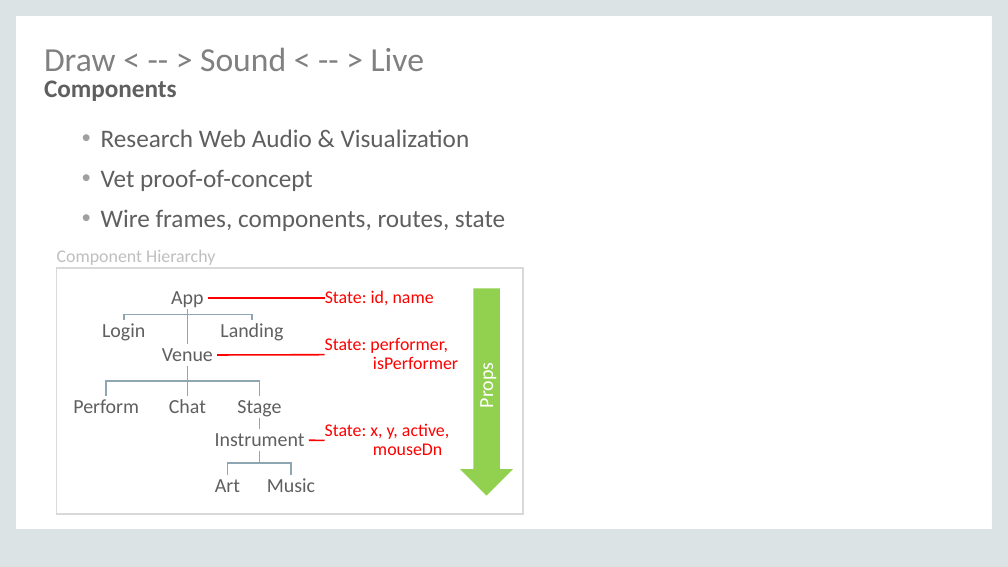
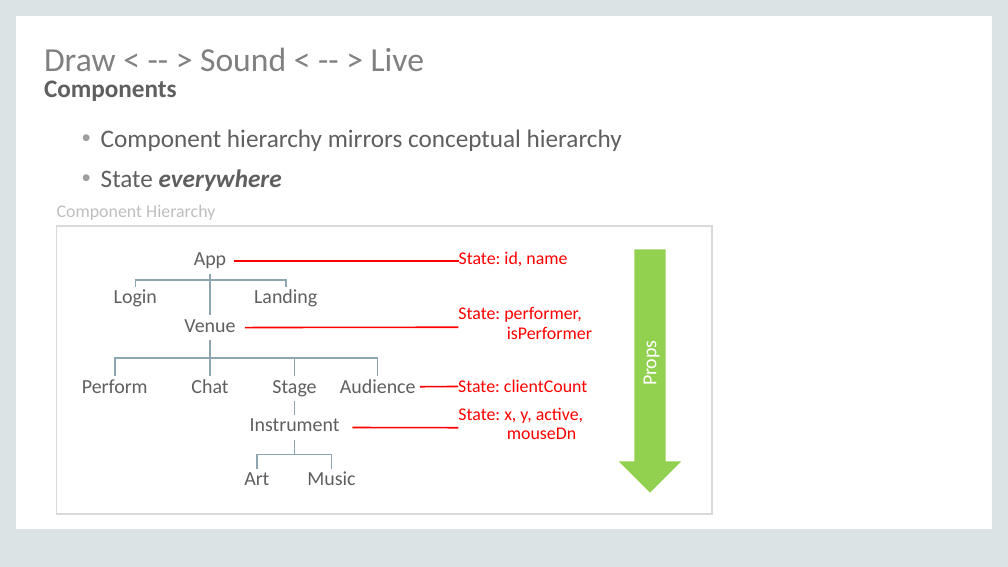
Before and after one commit to DSEapps/draw-sound-live, a slide deck: slide 7 of docs/draw-sound-live-v3.pptx. Drawn at 1008x567 pixels with LibreOffice and Linux fonts; fonts in the diff are those of the drawing. Boxes give left, top, right and bottom in pixels: in the first picture for what was removed or moved away, otherwise in the second. Text is boxed around its words. In the diff, an @@ line names an element or a change of style, - is before the commit and + after.

```diff
--- a/docs/draw-sound-live-v3.pptx
+++ b/docs/draw-sound-live-v3.pptx
@@ text at [101,129,622,191]: text changed @@
-• Research Web Audio & Visualization
-• Vet proof-of-concept
-• Wire frames, components, routes, state
+• Component hierarchy mirrors conceptual hierarchy
+• State everywhere
@@ text "Component Hierarchy": place and size @@
-text "Component Hierarchy" at [57,250,215,265]
+text "Component Hierarchy" at [57,205,215,220]
@@ rectangle: place and size @@
-rectangle at [57,268,523,514]
+rectangle at [57,226,712,514]
@@ text "App": place and size @@
-text "App" at [171,291,203,307]
+text "App" at [194,252,226,268]
@@ line moved from (208, 298) - (325, 298) to (234, 261) - (458, 261) @@
@@ text "State: id, name": place and size @@
-text "State: id, name" at [325,290,434,305]
+text "State: id, name" at [459,251,567,266]
@@ down arrow "Props": place and size @@
-down arrow "Props" at [460,288,513,495]
+down arrow "Props" at [619,250,681,493]
@@ text "Login": place and size @@
-text "Login" at [102,323,145,341]
+text "Login" at [114,289,157,307]
@@ elbow line moved from (188, 309) - (124, 320) to (210, 274) - (135, 287) @@
@@ line moved from (188, 309) - (188, 344) to (210, 274) - (210, 315) @@
@@ elbow line moved from (188, 309) - (252, 320) to (210, 274) - (286, 287) @@
@@ text "Landing": place and size @@
-text "Landing" at [220,323,283,341]
+text "Landing" at [254,289,317,307]
@@ text "Venue": place and size @@
-text "Venue" at [162,348,213,361]
+text "Venue" at [184,319,235,332]
@@ line moved from (217, 355) - (324, 355) to (245, 327) - (458, 327) @@
@@ text "State: performer,": place and size @@
-text "State: performer," at [325,337,458,369]
+text "State: performer," at [458,306,592,339]
@@ elbow line moved from (188, 366) - (107, 396) to (210, 340) - (115, 376) @@
@@ elbow line moved from (188, 396) - (188, 366) to (210, 376) - (210, 340) @@
@@ elbow line moved from (188, 366) - (259, 396) to (210, 340) - (295, 376) @@
@@ elbow line added from (210, 340) to (378, 376), #8DA6B1 1.5 pt @@
@@ text "Perform": place and size @@
-text "Perform" at [73,399,139,413]
+text "Perform" at [82,379,148,393]
@@ text "Chat": place and size @@
-text "Chat" at [169,399,206,413]
+text "Chat" at [191,379,228,393]
@@ text "Stage": place and size @@
-text "Stage" at [237,400,281,417]
+text "Stage" at [272,380,316,397]
@@ text added at [340,379,416,393], 19 pt, text #5F5F5F @@
+Audience
@@ line added from (420, 387) to (458, 386), #FF0000 1.5 pt @@
@@ text added at [458,379,587,392], 17 pt, text #FF0000 @@
+State: clientCount
@@ text "Instrument" rewrapped from [215,433,305,452] to [250,418,340,431] @@
@@ elbow line moved from (259, 418) - (259, 430) to (295, 402) - (295, 415) @@
@@ text "State: x, y, active,": place and size @@
-text "State: x, y, active," at [325,423,449,455]
+text "State: x, y, active," at [458,407,583,439]
@@ elbow line moved from (259, 451) - (228, 476) to (295, 440) - (257, 469) @@
@@ elbow line moved from (259, 451) - (291, 476) to (295, 440) - (331, 469) @@
@@ line moved from (309, 440) - (324, 441) to (352, 427) - (458, 428) @@
@@ text "Art": place and size @@
-text "Art" at [215,479,240,492]
+text "Art" at [244,472,269,485]
@@ text "Music": place and size @@
-text "Music" at [267,478,315,492]
+text "Music" at [307,471,355,485]
```
Also in this commit, not shown: 1 other slide changed, 1 slide added, 20 other files.
